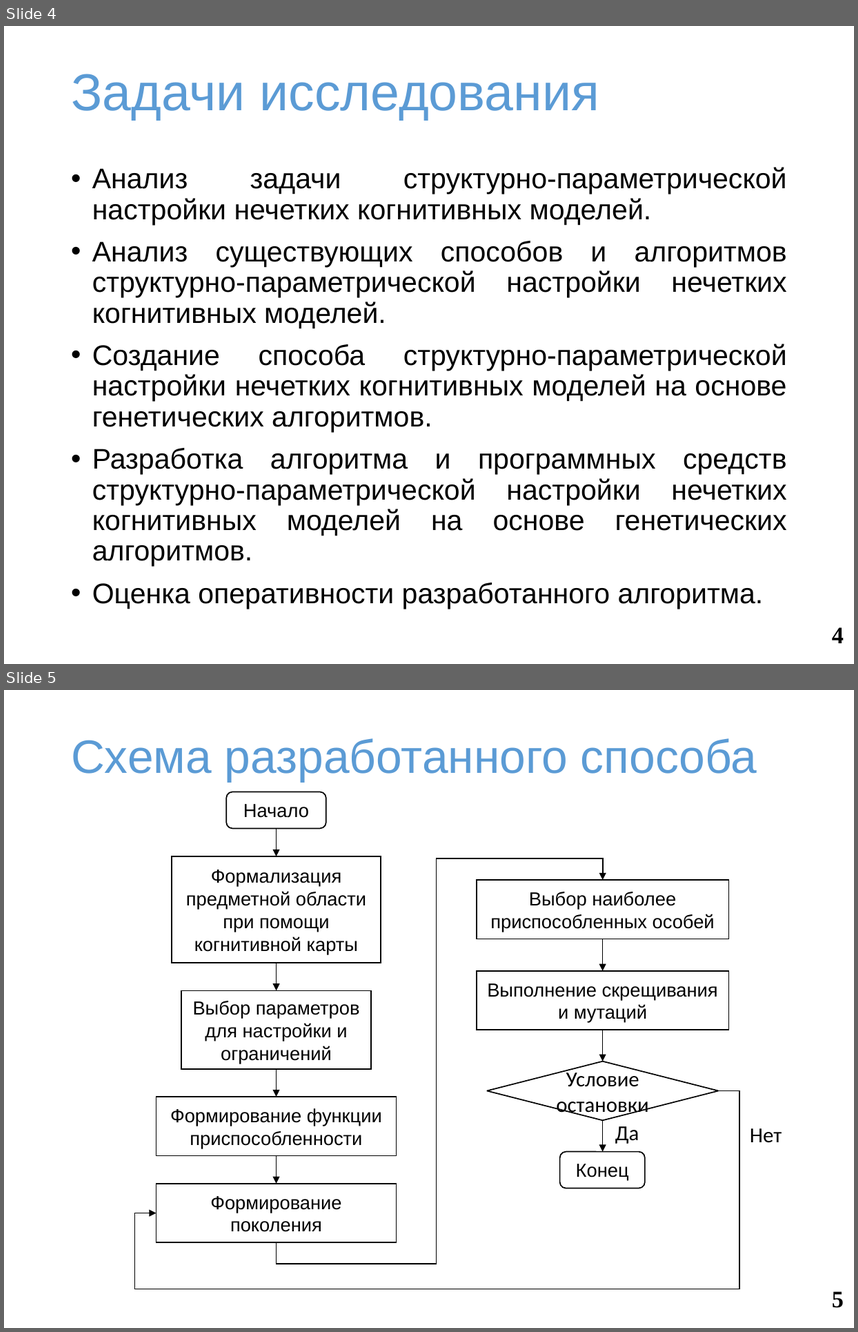
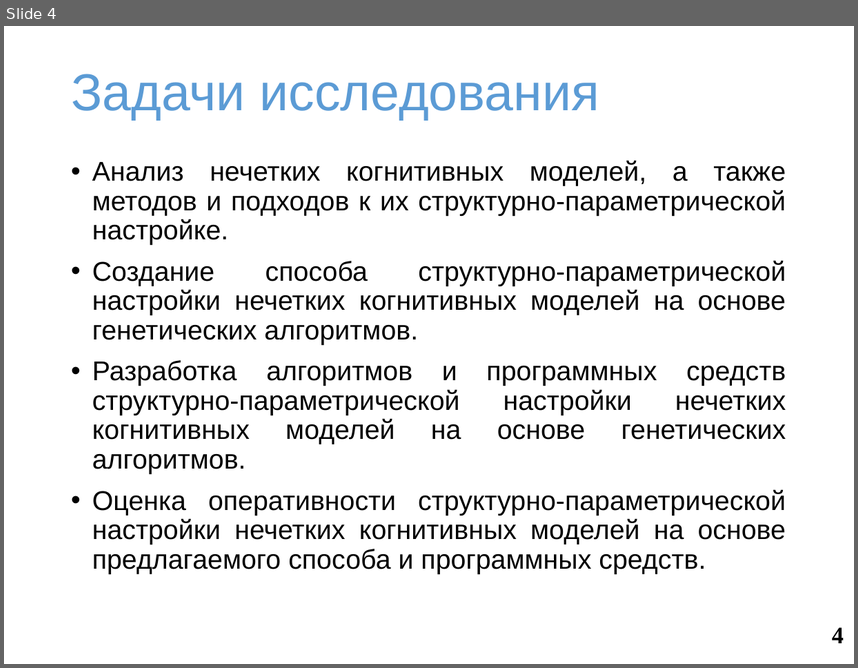
Before and after one commit to SquakR/fuzzy_cognitive_model, a slide deck: docs/presentation.pptx. Shown one above the other, each under a label of ours: slides 4 and 5 before the commit, slide 4 after it. The pictures are 858x1332 and 858x668 pixels, drawn with LibreOffice and Linux fonts; fonts in the diff are those of the drawing; background and template pictures are left out. Boxes give left, top, right and bottom in pixels: in the first picture for what was removed or moved away, otherwise in the second. Text is boxed around its words. In the diff, an @@ line names an element or a change of style, - is before the commit and + after.

```diff
--- a/docs/presentation.pptx
+++ b/docs/presentation.pptx
@@ slide 5 removed at <box>4,690,854,1328</box>, background #FFFFFF @@
@@ title removed at <box>71,738,757,782</box> @@
-Схема разработанного способа
@@ rounded rectangle removed at <box>227,792,326,829</box> @@
-Начало
@@ arrow removed from (276, 829) to (276, 856) @@
@@ rectangle removed at <box>172,856,381,963</box> @@
-Формализация предметной области при помощи когнитивной карты
@@ elbow arrow removed from (276, 1243) to (602, 880) @@
@@ rectangle removed at <box>477,880,729,938</box> @@
-Выбор наиболее приспособленных особей
@@ arrow removed from (602, 939) to (602, 971) @@
@@ arrow removed from (276, 962) to (276, 990) @@
@@ rectangle removed at <box>477,971,729,1029</box> @@
-Выполнение скрещивания и мутаций
@@ rectangle removed at <box>181,990,371,1068</box> @@
-Выбор параметров для настройки и ограничений
@@ arrow removed from (602, 1030) to (602, 1061) @@
@@ diamond removed at <box>487,1061,718,1119</box> @@
-Условие остановки
@@ arrow removed from (276, 1069) to (276, 1096) @@
@@ elbow arrow removed from (718, 1090) to (156, 1213) @@
@@ rectangle removed at <box>156,1096,396,1155</box> @@
-Формирование функции приспособленности
@@ arrow removed from (602, 1120) to (602, 1152) @@
@@ text removed at <box>615,1126,639,1143</box> @@
-Да
@@ text removed at <box>750,1128,782,1143</box> @@
-Нет
@@ arrow removed from (276, 1156) to (276, 1183) @@
@@ rounded rectangle removed at <box>560,1152,645,1188</box> @@
-Конец
@@ rectangle removed at <box>156,1183,396,1242</box> @@
-Формирование поколения
@@ page number removed at <box>832,1291,844,1308</box> @@
-5
@@ slide 4 changed as well @@
@@ text "Анализ нечетких когнитивных моделей, а ...": place and size @@
-text "Анализ нечетких когнитивных моделей, а ..." at <box>92,167,787,608</box>
+text "Анализ нечетких когнитивных моделей, а ..." at <box>92,160,786,573</box>
@@ text at <box>92,160,786,245</box>: text changed; size 24 to 23 pt @@
-• Анализ задачи структурно-параметрической настройки нечетких когнитивных моделей.
-• Анализ существующих способов и алгоритмов структурно-параметрической настройки нечетких когнитивных моделей.
+• Анализ нечетких когнитивных моделей, а также методов и подходов к их структурно-параметрической настройке.
@@ text at <box>92,260,786,345</box>: size 24 to 23 pt in "Создание способа структурно-параметрической настройки нечетк ..." @@
@@ text at <box>92,360,786,573</box>: text changed; size 24 to 23 pt @@
-• Разработка алгоритма и программных средств структурно-параметрической настройки нечетких когнитивных моделей на основе генетических алгоритмов.
-• Оценка оперативности разработанного алгоритма.
+• Разработка алгоритмов и программных средств структурно-параметрической настройки нечетких когнитивных моделей на основе генетических алгоритмов.
+• Оценка оперативности структурно-параметрической настройки нечетких когнитивных моделей на основе предлагаемого способа и программных средств.
```
Also in this commit, not shown: 3 other slides changed, 3 slides added, 1 other slide removed.
